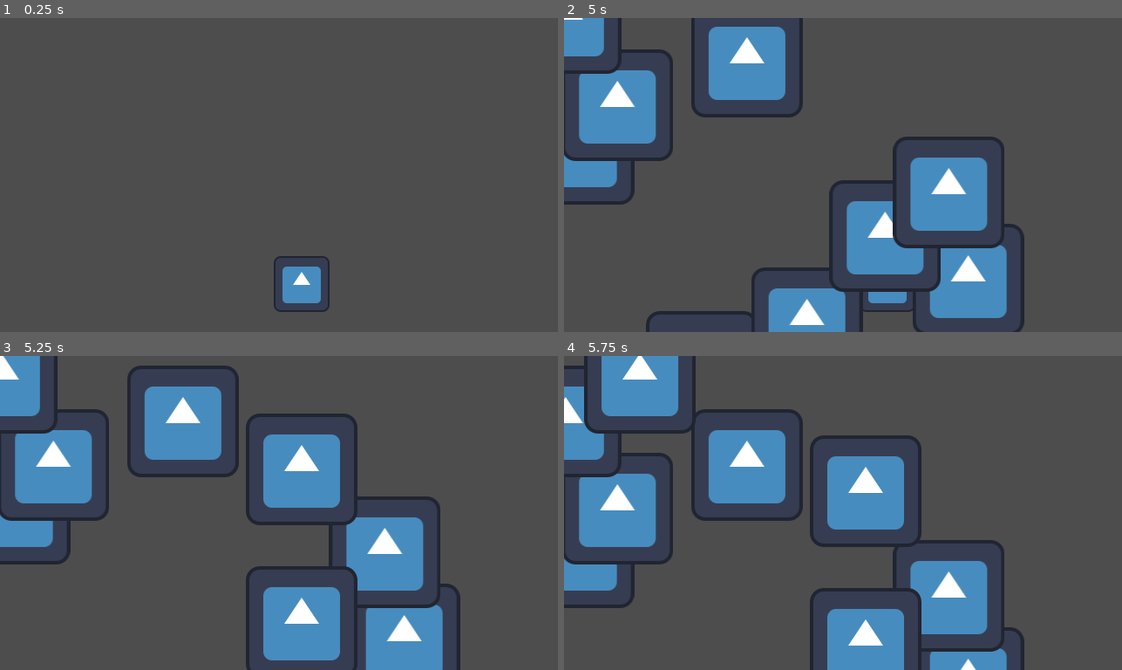
Above: before the commit, frames 1-4 (two rows, left to right).
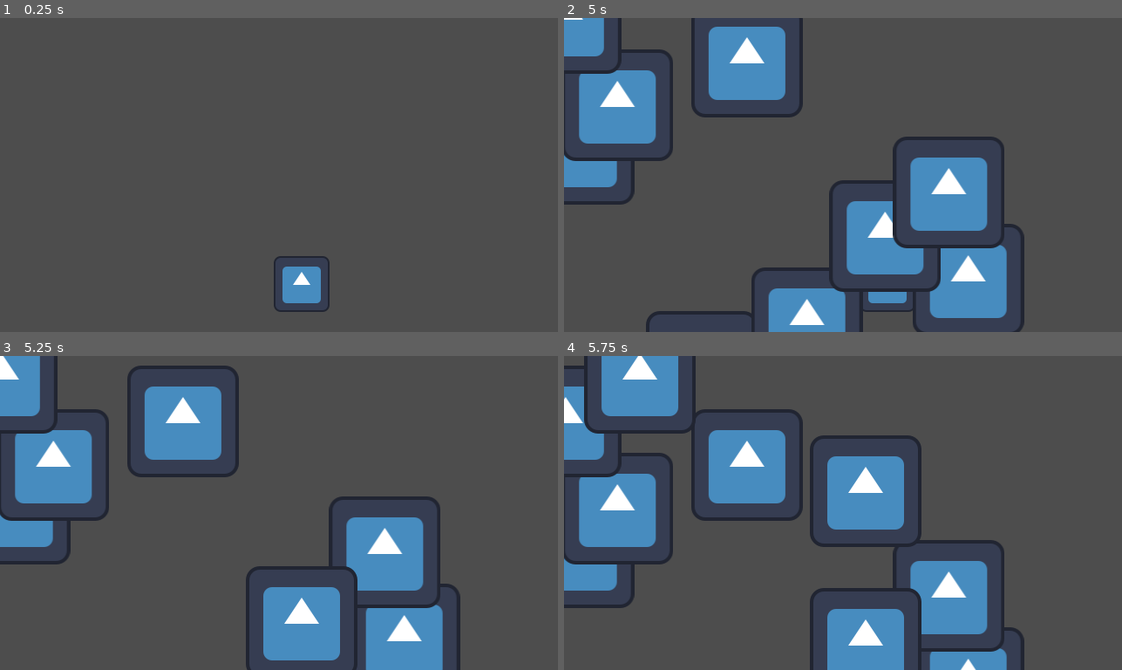
Above: after the commit, the same moments.

Repository: godzillafan69420/stupid-project-remastered
Game: Godot game, scene res://levels/stage_1_act_1.tscn
Two runs of this game, one before a commit and one after it. Both use one fixed random seed, a clock stepped at 60 frames per second and the inputs below. The engine's default icon, where the game draws it, is replaced by a stand-in: a white triangle on a blue panel in a dark square.
Inputs (mouse positions are in pixels of both pictures, inside the frame that each line leads up to):
- Up to frame 1 (0.25 s): no input
- Up to frame 2 (5 s): tap Enter at 0.5 s; move the mouse to (965, 159) at 0.52 s; hold Right (right) 0.53-1.28 s; hold Z (shoot) 0.53-1.28 s; click (965, 159) at 0.67 s; move the mouse to (731, 190) at 1.27 s; hold Down (down) 1.28-2.03 s; tap Alt at 1.35, 2.85, 4.35 s; move the mouse to (898, 105) at 2.02 s; hold Right (right) 2.03-2.78 s; hold Z (shoot) 2.03-2.78 s; move the mouse to (815, 237) at 2.77 s; hold Up (up) 2.78-3.53 s; click (815, 237) at 2.92 s; move the mouse to (1010, 222) at 3.52 s; hold Z (shoot) 3.53-4.28 s; hold Left (left) from 3.53 s (still down); move the mouse to (675, 127) at 4.27 s
- Up to frame 3 (5.25 s): move the mouse to (306, 513) at 5.02 s; release Left (left) at 5.03 s; hold Down (down) from 5.03 s (still down); hold Z (shoot) from 5.03 s (still down); click (306, 513) at 5.17 s
- Up to frame 4 (5.75 s): keep holding Down (down); keep holding Z (shoot)

Frames 1-2 are identical in both runs. In frame 3, 4.1% of the frame differs, in the area x 44-65%, y 18-54%; in frame 4, nothing differs.

Commit message:
forgorr one commit

Diff:
--- a/custom_resources/bullet_resource.gd
+++ b/custom_resources/bullet_resource.gd
@@ -4,6 +4,9 @@
 @export var speed: float
 @export var damage: float
 
-func _init(new_speed= 100, new_damage = 10) -> void:
+@export var destroy_on_impact: bool
+
+func _init(new_speed= 100, new_damage = 10, destroy= true) -> void:
 	speed = new_speed
 	damage = new_damage
+	destroy_on_impact = destroy
--- a/player_stuff/knife.tscn
+++ b/player_stuff/knife.tscn
@@ -8,6 +8,7 @@
 script = ExtResource("2_3t5r6")
 speed = 1000.0
 damage = 20.0
+destroy_on_impact = true
 metadata/_custom_type_script = "uid://br2rh1gqxr8tl"
 
 [sub_resource type="RectangleShape2D" id="RectangleShape2D_ot6j1"]
@@ -21,3 +22,5 @@
 
 [node name="Sprite2D" type="Sprite2D" parent="." unique_id=1731650142]
 texture = ExtResource("2_npb7w")
+
+[connection signal="area_entered" from="." to="." method="_on_area_entered"]
--- a/scripts/enemies.gd
+++ b/scripts/enemies.gd
@@ -10,4 +10,6 @@
 
 func _on_area_entered(area: Area2D) -> void:
 	if area.is_in_group("player_bullet"):
+		if area.bullet_stats.destroy_on_impact:
+			area.queue_free()
 		queue_free()
